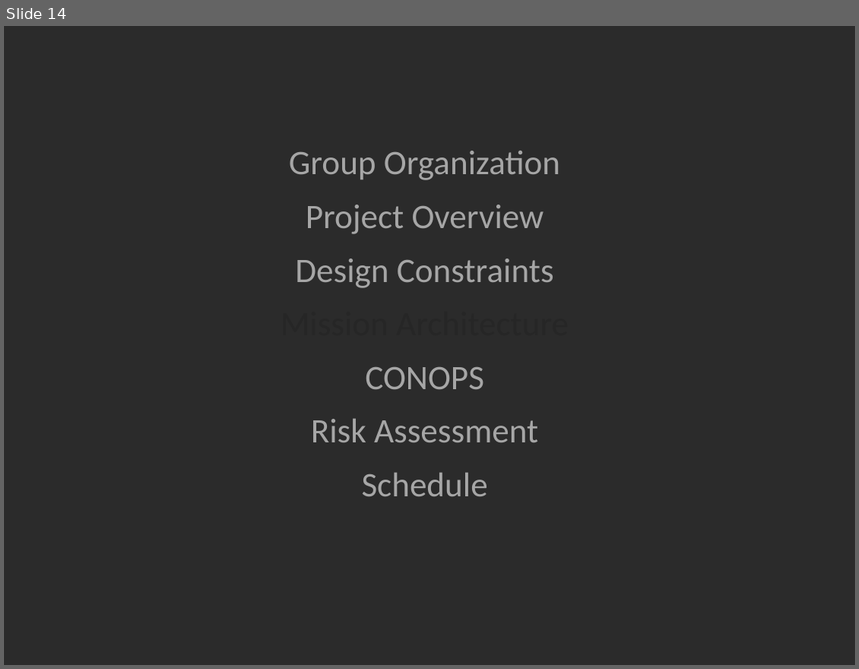
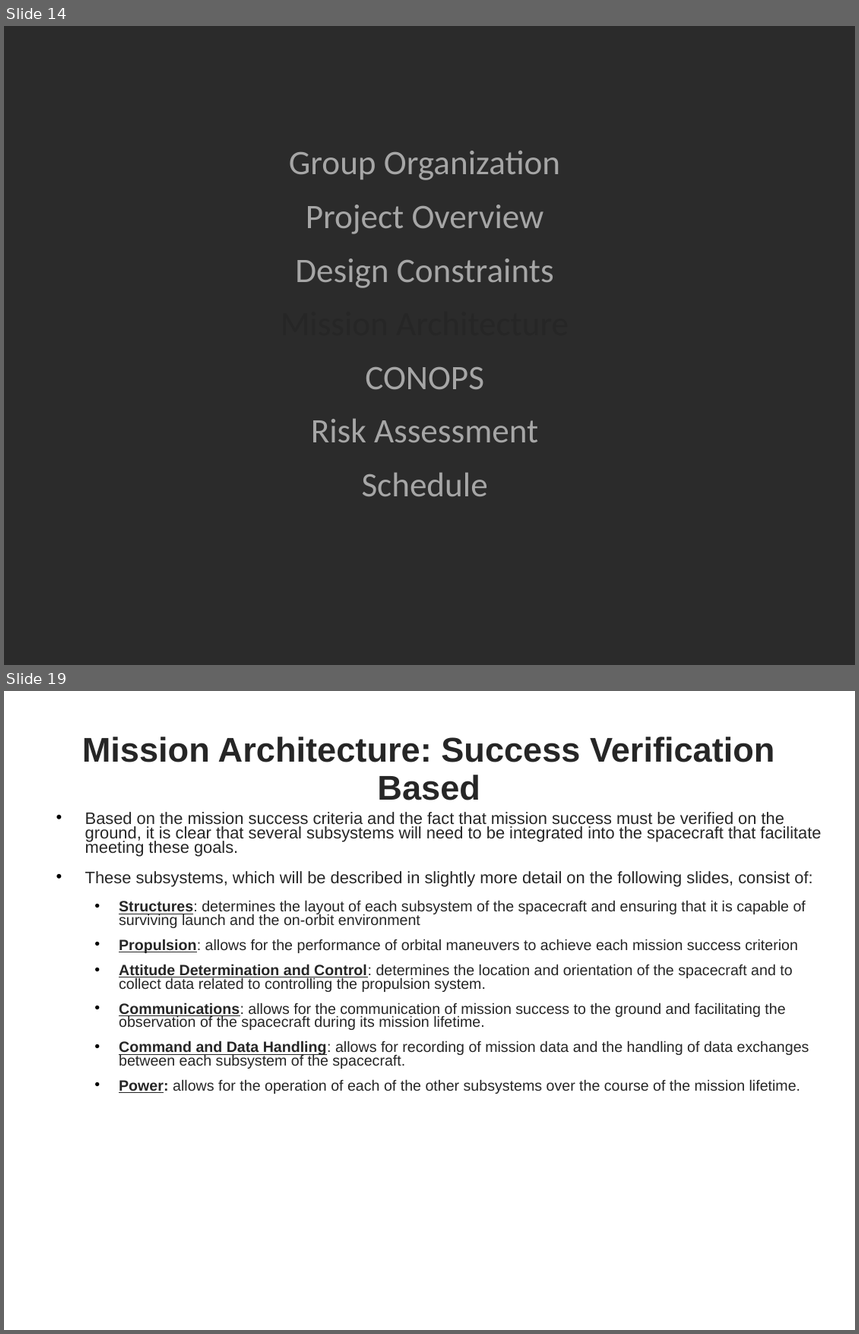
Before and after one commit to RascalSeniorDesign/Preliminary-Design, a slide deck: CMQA/Presentations/First-Semester-Presentation (Internal Use Only).ppt. Shown one above the other, each under a label of ours: slide 14 before the commit, slides 14 and 19 after it; the slides between them are not shown. The pictures are 859x669 and 859x1334 pixels, drawn with LibreOffice and Linux fonts; fonts in the diff are those of the drawing; background and template pictures are left out; a plain dark background stands for a picture behind light text. Boxes give left, top, right and bottom in pixels: in the first picture for what was removed or moved away, otherwise in the second. Text is boxed around its words. In the diff, an @@ line names an element or a change of style, - is before the commit and + after.

```diff
--- a/CMQA/Presentations/First-Semester-Presentation (Internal Use Only).ppt
+++ b/CMQA/Presentations/First-Semester-Presentation (Internal Use Only).ppt
@@ slide 19 added at [4,691,855,1330], background picture (left out) @@
@@ title added at [82,737,775,800], 32 pt, text #262626, bold @@
+Mission Architecture: Success Verification Based
@@ text added at [85,812,821,1094], 13.9 pt, text #262626 @@
+• Based on the mission success criteria and the fact that mission success must be verified on the ground, it is clear that several subsystems will need to be integrated into the spacecraft that facilitate meeting these goals.
+• These subsystems, which will be described in slightly more detail on the following slides, consist of:
+  • Structures: determines the layout of each subsystem of the spacecraft and ensuring that it is capable of surviving launch and the on-orbit environment
+  • Propulsion: allows for the performance of orbital maneuvers to achieve each mission success criterion
+  • Attitude Determination and Control: determines the location and orientation of the spacecraft and to collect data related to controlling the propulsion system.
+  • Communications: allows for the communication of mission success to the ground and facilitating the observation of the spacecraft during its mission lifetime.
+  • Command and Data Handling: allows for recording of mission data and the handling of data exchanges between each subsystem of the spacecraft.
+  • Power: allows for the operation of each of the other subsystems over the course of the mission lifetime.
@@ text added at [294,1301,563,1330], 14 pt, text #FFFFFF @@
+Team Bravo
@@ page number added at [810,1307,840,1330], 14 pt, text #FFFFFF @@
+19
```
Also in this commit, not shown: 24 slides changed, 5 other slides added, 3 slides removed.
